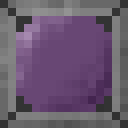
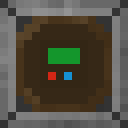
Comparing the layer stacks of the two 128 × 128 images. Changes:
added layer "compostingPanel" above "composting" over bbox(40, 40, 88, 88)
added layer "composting" above "glassy" over bbox(16, 16, 112, 112)
renamed "Layer" to "alloy", hid it over bbox(16, 16, 112, 112)
